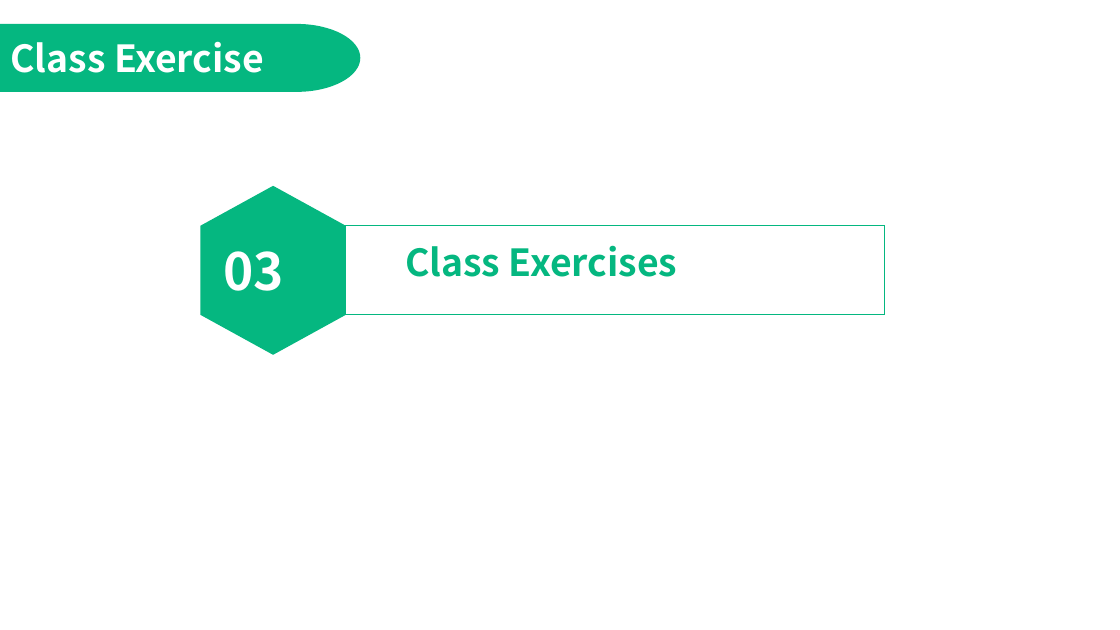
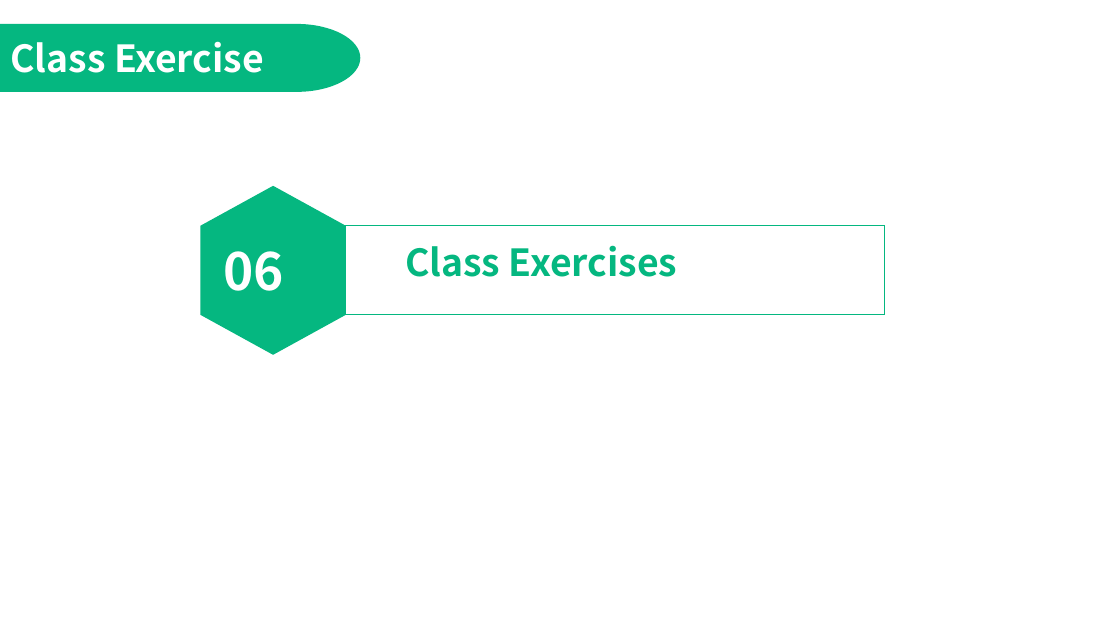
Before and after one commit to jimmyyih518/DSA2022Fall, a slide deck: slide 33 of week2/week2_slides.pptx (slide 13 before the commit). Drawn at 1120x630 pixels with LibreOffice and Linux fonts; fonts in the diff are those of the drawing. Boxes give left, top, right and bottom in pixels: in the first picture for what was removed or moved away, otherwise in the second. Text is boxed around its words. In the diff, an @@ line names an element or a change of style, - is before the commit and + after.

```diff
--- a/week2/week2_slides.pptx
+++ b/week2/week2_slides.pptx
@@ text at <box>223,251,284,291</box>: text changed @@
-03
+06
```
Also in this commit, not shown: 6 other slides changed, 26 slides added, 4 slides removed, 5 other files.
